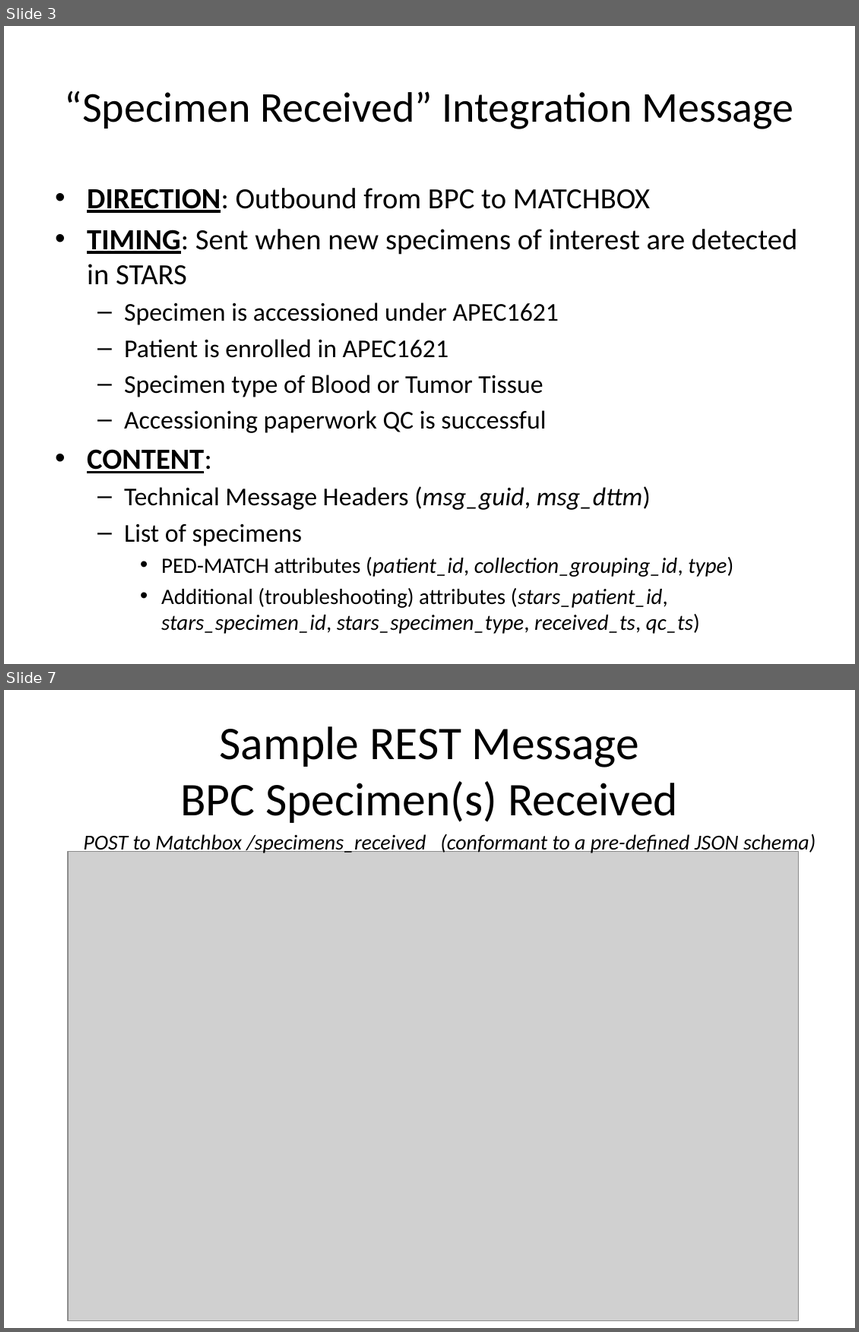
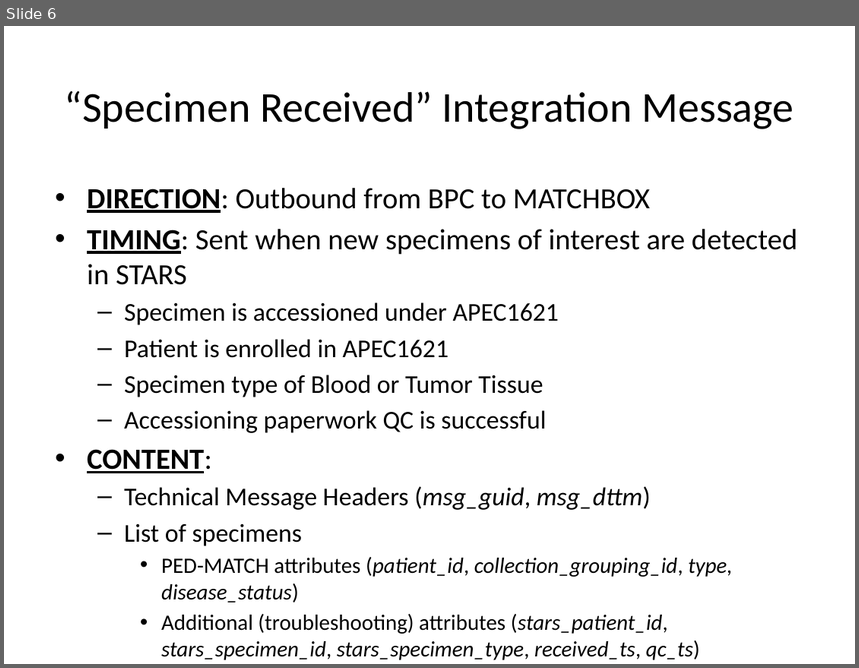
Before and after one commit to NCH-BPC-Informatics/pedmatch-arch-docs, a slide deck: NCH-PEDMATCH - Integration Walkthrough.pptx. Shown one above the other, each under a label of ours: slides 3 and 7 before the commit, slide 6 after it; the slides between them are not shown. The pictures are 859x1332 and 859x668 pixels, drawn with LibreOffice and Linux fonts; fonts in the diff are those of the drawing; grey boxes stand for pictures. Boxes give left, top, right and bottom in pixels: in the first picture for what was removed or moved away, otherwise in the second. Text is boxed around its words. In the diff, an @@ line names an element or a change of style, - is before the commit and + after.

Commit message:
Revisions per HLD re: tracking specimen disease status

```diff
--- a/NCH-PEDMATCH - Integration Walkthrough.pptx
+++ b/NCH-PEDMATCH - Integration Walkthrough.pptx
@@ slide 7 removed at [4,690,855,1328], background #FFFFFF @@
@@ title removed at [180,726,678,823] @@
-Sample REST Message
-BPC Specimen(s) Received
@@ text removed at [83,834,816,855] @@
-POST to Matchbox /specimens_received (conformant to a pre-defined JSON schema)
@@ picture removed at [68,852,798,1322] @@
@@ what was slide 3 is now slide 6 @@
@@ slide 6 changed as well @@
@@ text at [161,557,732,603]: text changed @@
-    • PED-MATCH attributes (patient_id, collection_grouping_id, type)
+    • PED-MATCH attributes (patient_id, collection_grouping_id, type, disease_status)
```
Also in this commit, not shown: 2 other slides changed, 4 slides added, 3 other slides removed, 3 other files.
